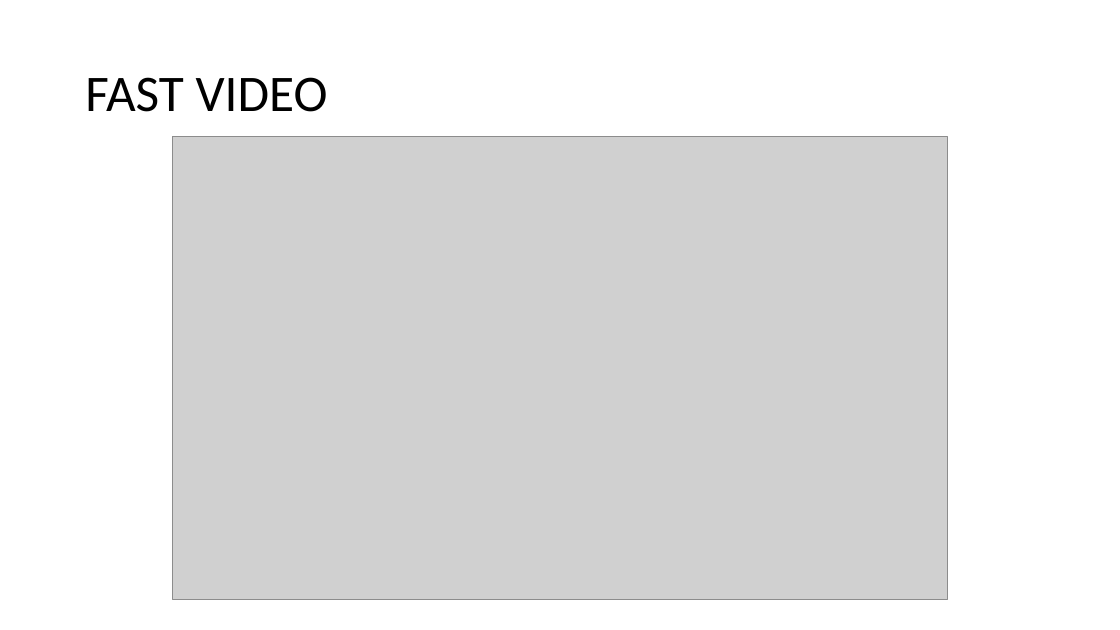
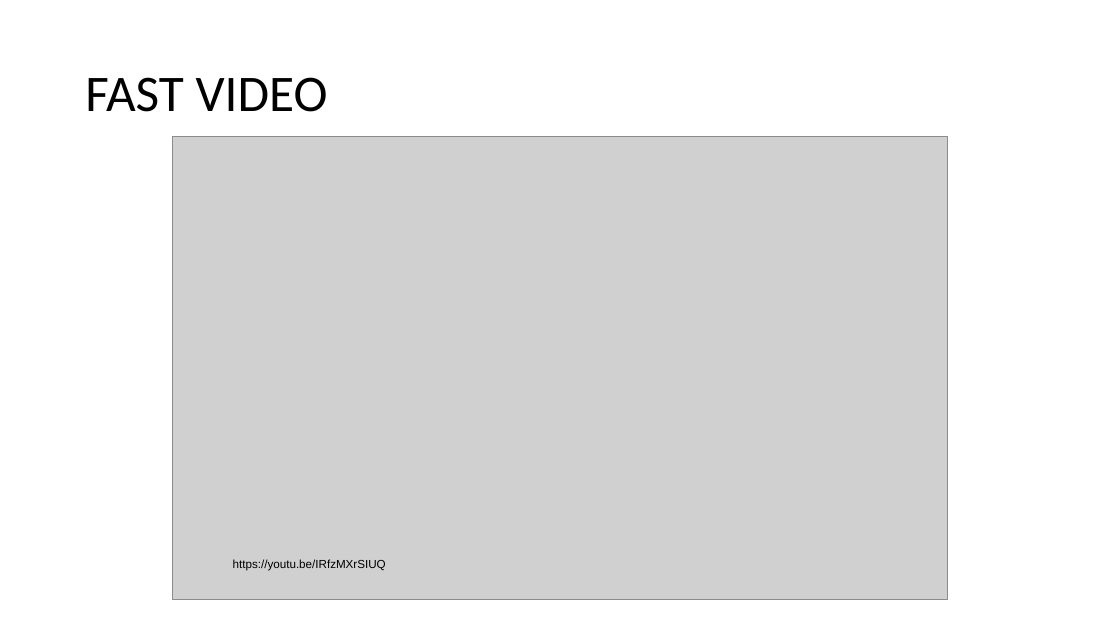
Before and after one commit to LarissaRickler/adlr-reports, a slide deck: slide 10 of 2. Milestone Report/presentation/milestone-presentation-short.odp. Drawn at 1120x630 pixels with LibreOffice and Linux fonts; fonts in the diff are those of the drawing; grey boxes stand for pictures. Boxes give left, top, right and bottom in pixels: in the first picture for what was removed or moved away, otherwise in the second. Text is boxed around its words. In the diff, an @@ line names an element or a change of style, - is before the commit and + after.

Commit message:
added link to video

```diff
--- a/2. Milestone Report/presentation/milestone-presentation-short.odp
+++ b/2. Milestone Report/presentation/milestone-presentation-short.odp
@@ text added at <box>233,559,386,571</box>, 10 pt, text #000000 @@
+https://youtu.be/IRfzMXrSIUQ
```
Also in this commit, not shown: 1 other slide changed, 1 slide added, 5 other files.
